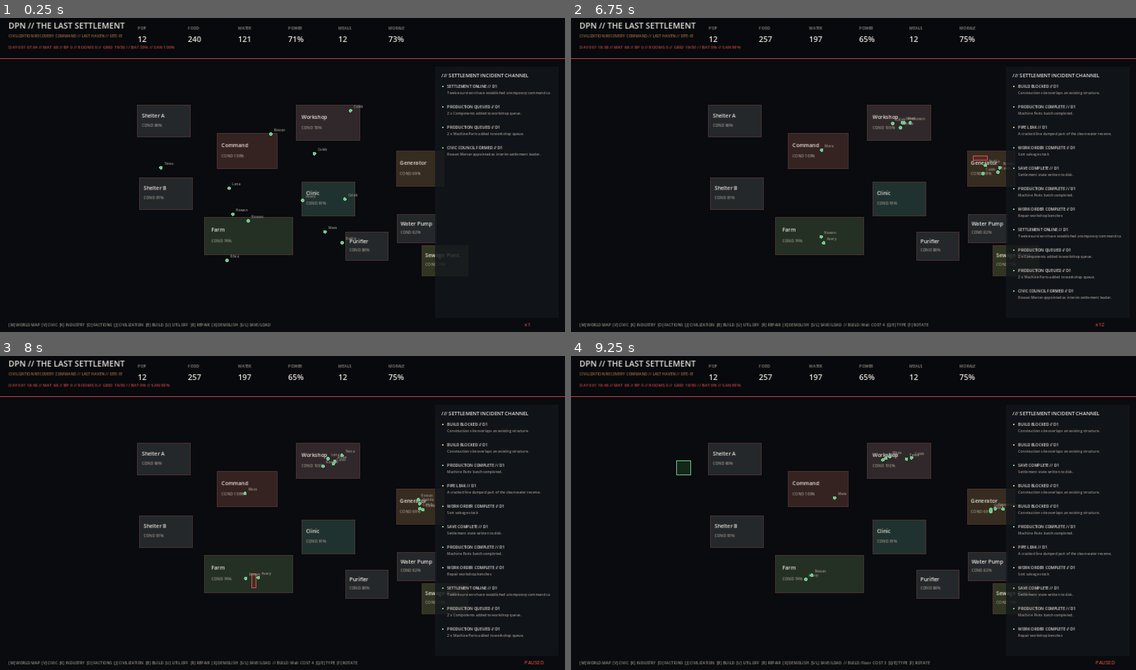
Above: before the commit, frames 1-4 (two rows, left to right).
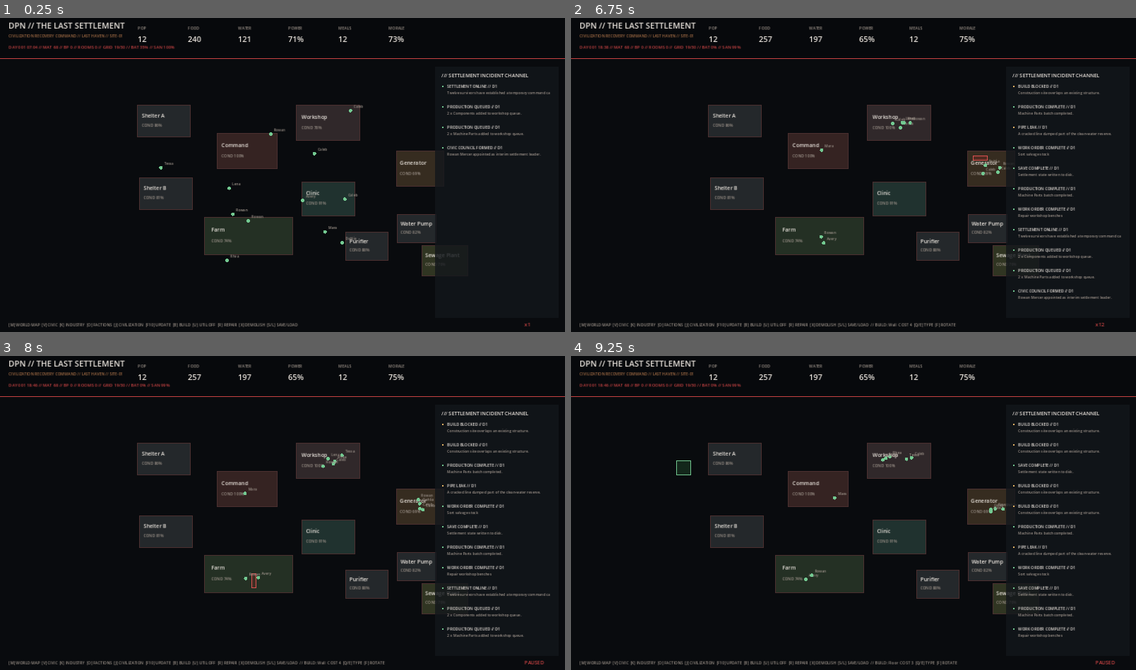
Above: after the commit, the same moments.

Repository: DPN-Technology/The-Last-Settlement
Game: Godot game, scene res://src/Main.tscn
Two runs of this game, one before a commit and one after it. Both use one fixed random seed, a clock stepped at 60 frames per second and the inputs below.
Inputs (mouse positions are in pixels of both pictures, inside the frame that each line leads up to):
- Up to frame 1 (0.25 s): no input
- Up to frame 2 (6.75 s): tap Enter at 0.5 s; move the mouse to (977, 159) at 0.52 s; hold Right 0.53-1.25 s; tap E at 0.6 s; click (977, 159) at 0.67 s; tap Space at 0.77, 3.77 s; tap F every 1.5 s from 0.8 to 5.3 s; drag from (740, 190) to (825, 240) at 1.27 s; move the mouse to (910, 105) at 2.02 s; hold Right 2.03-2.75 s; tap 1 at 2.1 s; click (910, 105) at 2.17 s; drag from (825, 240) to (684, 127) at 2.77 s; move the mouse to (1023, 225) at 3.52 s; hold Left 3.53-4.25 s; tap 3 at 3.6 s; click (1023, 225) at 3.67 s; tap Escape at 4.15 s; drag from (684, 127) to (768, 96) at 4.27 s; move the mouse to (881, 175) at 5.02 s; hold S 5.03-5.75 s; tap T at 5.1 s; click (881, 175) at 5.17 s; drag from (768, 96) to (740, 190) at 5.77 s; move the mouse to (977, 159) at 6.52 s; hold Up from 6.53 s (still down); tap B at 6.6 s; click (977, 159) at 6.67 s
- Up to frame 3 (8 s): tap Space at 6.77 s; tap F at 6.8 s; release Up at 7.25 s; drag from (169, 528) to (254, 578) at 7.27 s
- Up to frame 4 (9.25 s): move the mouse to (910, 443) at 8.02 s; hold S 8.03-8.75 s; tap E at 8.1 s; click (910, 443) at 8.17 s; tap F at 8.3 s; drag from (825, 578) to (684, 465) at 8.77 s

The runs differ from the first frame. In frame 1, 0.2% of the frame differs, in the area x 26-53%, y 97-99%; in frame 2, 0.2%, in the area x 26-69%, y 97-99%; in frame 3, 0.2%; in frame 4, 0.2%.

Commit message:
feat: add Update Command UI and verified installer handoff controls

Diff:
--- a/src/main.gd
+++ b/src/main.gd
@@ -14,6 +14,8 @@
 const RUST := Color("#a46d45")
 
 var sim := SettlementSimulation.new()
+var update_manager := UpdateManager.new()
+var update_mode := false
 var camera_offset := Vector2.ZERO
 var zoom := 1.0
 var dragging := false
@@ -49,6 +51,10 @@
 const UTILITY_OVERLAYS := ["OFF", "POWER", "WATER", "SEWAGE"]
 
 func _ready() -> void:
+	add_child(update_manager)
+	update_manager.configure(SettlementSimulation.SAVE_VERSION)
+	update_manager.state_changed.connect(queue_redraw)
+	update_manager.call_deferred("auto_check_if_enabled")
 	set_process(true)
 	queue_redraw()
 
@@ -97,7 +103,9 @@
 		_draw_world()
 		_draw_utility_overlay()
 	_draw_hud()
-	if governance_mode:
+	if update_mode:
+		_draw_update_panel()
+	elif governance_mode:
 		_draw_governance_panel()
 	elif economy_mode:
 		_draw_economy_panel()
@@ -542,6 +550,65 @@
 		if ry > y+h-35:
 			break
 
+func _draw_update_panel() -> void:
+	var vp := get_viewport_rect().size
+	var x := vp.x-520.0
+	var y := 138.0
+	var w := 500.0
+	var h := minf(520.0,vp.y-180.0)
+	var state_label := update_manager.get_state_label()
+	var state_color := WARN
+	if state_label in ["CURRENT","VERIFIED"]:
+		state_color = GOOD
+	elif state_label == "ERROR":
+		state_color = BAD
+
+	draw_rect(Rect2(x,y,w,h),PANEL_SOLID)
+	draw_rect(Rect2(x,y,w,h),state_color,false,2.0)
+	draw_string(ThemeDB.fallback_font,Vector2(x+22,y+32),"DPN UPDATE COMMAND // WINDOWS RELEASE CHANNEL",HORIZONTAL_ALIGNMENT_LEFT,w-44,14,state_color)
+	draw_string(ThemeDB.fallback_font,Vector2(x+22,y+66),"CURRENT // %s" % update_manager.current_version,HORIZONTAL_ALIGNMENT_LEFT,-1,12,TEXT)
+	draw_string(ThemeDB.fallback_font,Vector2(x+260,y+66),"SAVE SCHEMA // %d" % SettlementSimulation.SAVE_VERSION,HORIZONTAL_ALIGNMENT_LEFT,-1,11,MUTED)
+	draw_string(ThemeDB.fallback_font,Vector2(x+22,y+96),"STATE // %s" % state_label,HORIZONTAL_ALIGNMENT_LEFT,-1,13,state_color)
+	draw_string(ThemeDB.fallback_font,Vector2(x+22,y+122),update_manager.message,HORIZONTAL_ALIGNMENT_LEFT,w-44,10,MUTED)
+
+	var ry := y+164.0
+	if not update_manager.manifest.is_empty():
+		var signing := str(update_manager.manifest.get("signing_status","unknown")).to_upper()
+		var channel := str(update_manager.manifest.get("channel","stable")).to_upper()
+		var target_schema := int(update_manager.manifest.get("save_schema",0))
+		draw_string(ThemeDB.fallback_font,Vector2(x+22,ry),"TARGET // %s   CHANNEL // %s" % [update_manager.available_version,channel],HORIZONTAL_ALIGNMENT_LEFT,-1,11,TEXT)
+		ry += 24.0
+		draw_string(ThemeDB.fallback_font,Vector2(x+22,ry),"TARGET SAVE SCHEMA // %d   SIGNING // %s" % [target_schema,signing],HORIZONTAL_ALIGNMENT_LEFT,-1,10,WARN if signing=="UNSIGNED" else GOOD)
+		ry += 32.0
+
+	if state_label == "DOWNLOADING":
+		draw_string(ThemeDB.fallback_font,Vector2(x+22,ry),"DOWNLOAD // %.1f%%" % update_manager.get_download_percent(),HORIZONTAL_ALIGNMENT_LEFT,-1,12,ACCENT)
+		_draw_meter(Vector2(x+22,ry+18),w-44.0,"INSTALLER",update_manager.get_download_percent())
+		ry += 64.0
+	elif state_label == "AVAILABLE":
+		draw_string(ThemeDB.fallback_font,Vector2(x+22,ry),"[F11] DOWNLOAD + VERIFY MSI",HORIZONTAL_ALIGNMENT_LEFT,-1,12,GOOD)
+		ry += 32.0
+	elif state_label == "VERIFIED":
+		draw_string(ThemeDB.fallback_font,Vector2(x+22,ry),"SHA-256 VERIFIED // INSTALLER STAGED",HORIZONTAL_ALIGNMENT_LEFT,-1,11,GOOD)
+		ry += 26.0
+		draw_string(ThemeDB.fallback_font,Vector2(x+22,ry),"[F12] SAVE GAME + OPEN WINDOWS INSTALLER",HORIZONTAL_ALIGNMENT_LEFT,-1,12,GOOD)
+		ry += 36.0
+	elif state_label in ["ERROR","CURRENT","IDLE"]:
+		draw_string(ThemeDB.fallback_font,Vector2(x+22,ry),"[F10] CLOSE / REOPEN TO CHECK AGAIN",HORIZONTAL_ALIGNMENT_LEFT,-1,10,RUST)
+		ry += 34.0
+
+	draw_string(ThemeDB.fallback_font,Vector2(x+22,ry),"UPDATE SAFETY POLICY",HORIZONTAL_ALIGNMENT_LEFT,-1,11,ACCENT)
+	ry += 24.0
+	draw_string(ThemeDB.fallback_font,Vector2(x+22,ry),"• HTTPS release manifest from the DPN GitHub release origin only",HORIZONTAL_ALIGNMENT_LEFT,w-44,9,MUTED)
+	ry += 19.0
+	draw_string(ThemeDB.fallback_font,Vector2(x+22,ry),"• Newer version required; downgrade packages are rejected",HORIZONTAL_ALIGNMENT_LEFT,w-44,9,MUTED)
+	ry += 19.0
+	draw_string(ThemeDB.fallback_font,Vector2(x+22,ry),"• Save schema may advance but may not downgrade current saves",HORIZONTAL_ALIGNMENT_LEFT,w-44,9,MUTED)
+	ry += 19.0
+	draw_string(ThemeDB.fallback_font,Vector2(x+22,ry),"• MSI must match release SHA-256 before installer handoff",HORIZONTAL_ALIGNMENT_LEFT,w-44,9,MUTED)
+	ry += 19.0
+	draw_string(ThemeDB.fallback_font,Vector2(x+22,ry),"• F12 explicitly approves installer launch; updates are never silent",HORIZONTAL_ALIGNMENT_LEFT,w-44,9,MUTED)
+
 func _draw_governance_panel() -> void:
 	var vp := get_viewport_rect().size
 	var x := vp.x - 500.0
@@ -634,7 +701,9 @@
 		var definition := sim.get_build_catalog()[build_catalog_index]
 		build_text = "  // BUILD: %s  COST %.0f  [Q/E] TYPE  [F] ROTATE" % [definition["name"], float(definition["cost"])]
 	var mode_text := "[M] SETTLEMENT MAP" if world_map_mode else "[M] WORLD MAP"
-	if governance_mode:
+	if update_mode:
+		mode_text = "[F10] CLOSE UPDATE COMMAND"
+	elif governance_mode:
 		mode_text = "[V] CLOSE CIVIC COMMAND"
 	elif economy_mode:
 		mode_text = "[K] CLOSE INDUSTRY COMMAND"
@@ -643,8 +712,13 @@
 	elif civilization_mode:
 		mode_text = "[J] CLOSE CIVILIZATION COMMAND"
 	else:
-		mode_text += "  [V] CIVIC  [K] INDUSTRY  [O] FACTIONS  [J] CIVILIZATION"
-	draw_string(ThemeDB.fallback_font, Vector2(24, vp.y - 24), mode_text + "  [B] BUILD  [U] UTIL:" + UTILITY_OVERLAYS[utility_overlay] + "  [R] REPAIR  [X] DEMOLISH  [S/L] SAVE/LOAD" + build_text, HORIZONTAL_ALIGNMENT_LEFT, -1, 11, MUTED)
+		mode_text += "  [V] CIVIC  [K] INDUSTRY  [O] FACTIONS  [J] CIVILIZATION  [F10] UPDATE"
+	var update_alert := ""
+	if update_manager.get_state_label() == "AVAILABLE":
+		update_alert = "  // UPDATE %s AVAILABLE" % update_manager.available_version
+	elif update_manager.get_state_label() == "VERIFIED":
+		update_alert = "  // UPDATE VERIFIED"
+	draw_string(ThemeDB.fallback_font, Vector2(24, vp.y - 24), mode_text + "  [B] BUILD  [U] UTIL:" + UTILITY_OVERLAYS[utility_overlay] + "  [R] REPAIR  [X] DEMOLISH  [S/L] SAVE/LOAD" + build_text + update_alert, HORIZONTAL_ALIGNMENT_LEFT, -1, 11, GOOD if not update_alert.is_empty() else MUTED)
 	draw_string(ThemeDB.fallback_font, Vector2(vp.x - 115, vp.y - 24), status, HORIZONTAL_ALIGNMENT_LEFT, -1, 14, ACCENT)
 
 func _draw_event_panel() -> void:
@@ -825,6 +899,26 @@
 					sim.civilization_simulation.cycle_route_priority(int(route["id"]))
 				elif not selected_citizen.is_empty():
 					sim.cycle_selected_priority(selected_citizen)
+			KEY_F10:
+				update_mode = not update_mode
+				governance_mode = false
+				economy_mode = false
+				faction_mode = false
+				civilization_mode = false
+				build_mode = false
+				selected_citizen = {}
+				selected_building = {}
+				if update_mode and update_manager.get_state_label() in ["IDLE","ERROR","CURRENT"]:
+					update_manager.check_for_updates()
+			KEY_F11:
+				if update_mode:
+					update_manager.download_update()
+			KEY_F12:
+				if update_mode and update_manager.get_state_label() == "VERIFIED":
+					if sim.save_game():
+						sim.paused = true
+						if not update_manager.handoff_installer():
+							sim.paused = false
 			KEY_B:
 				if civilization_mode:
 					var settlements := sim.civilization_simulation.get_settlement_list()
@@ -1054,11 +1148,14 @@
 					sim.demolish_building(selected_building)
 					selected_building = {}
 			KEY_ESCAPE:
-				selected_citizen = {}
-				selected_building = {}
+				if update_mode:
+					update_mode = false
+				else:
+					selected_citizen = {}
+					selected_building = {}
 	elif event is InputEventMouseButton:
 		if event.button_index == MOUSE_BUTTON_LEFT and event.pressed:
-			if governance_mode or economy_mode or faction_mode or civilization_mode:
+			if update_mode or governance_mode or economy_mode or faction_mode or civilization_mode:
 				pass
 			elif world_map_mode:
 				_world_map_select(event.position)
